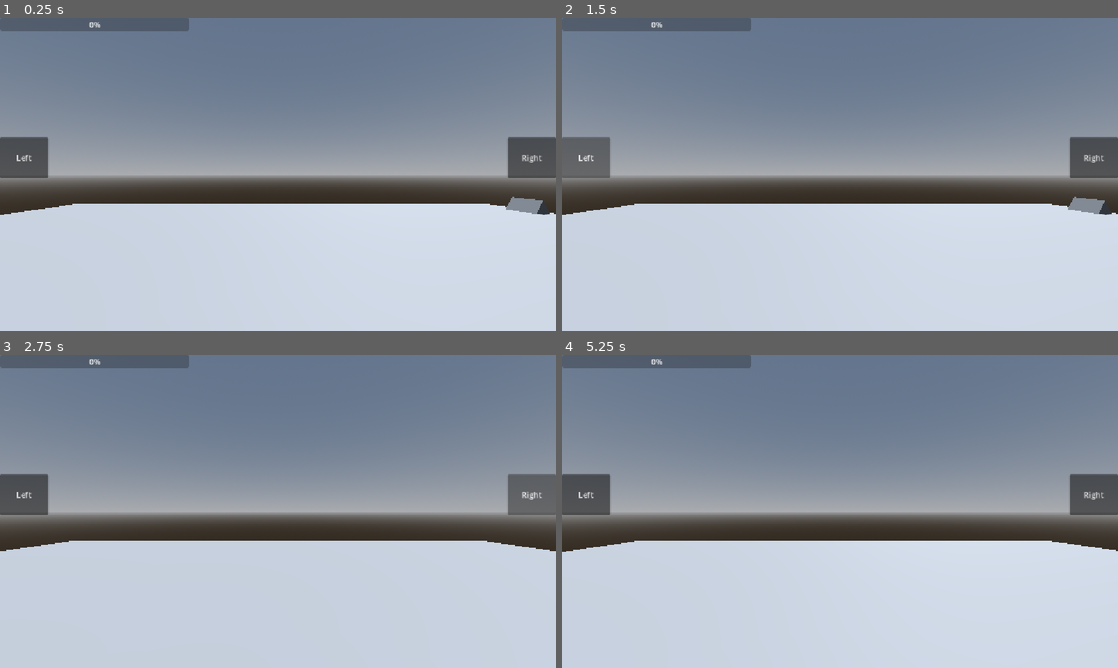
Above: before the commit, frames 1-4 (two rows, left to right).
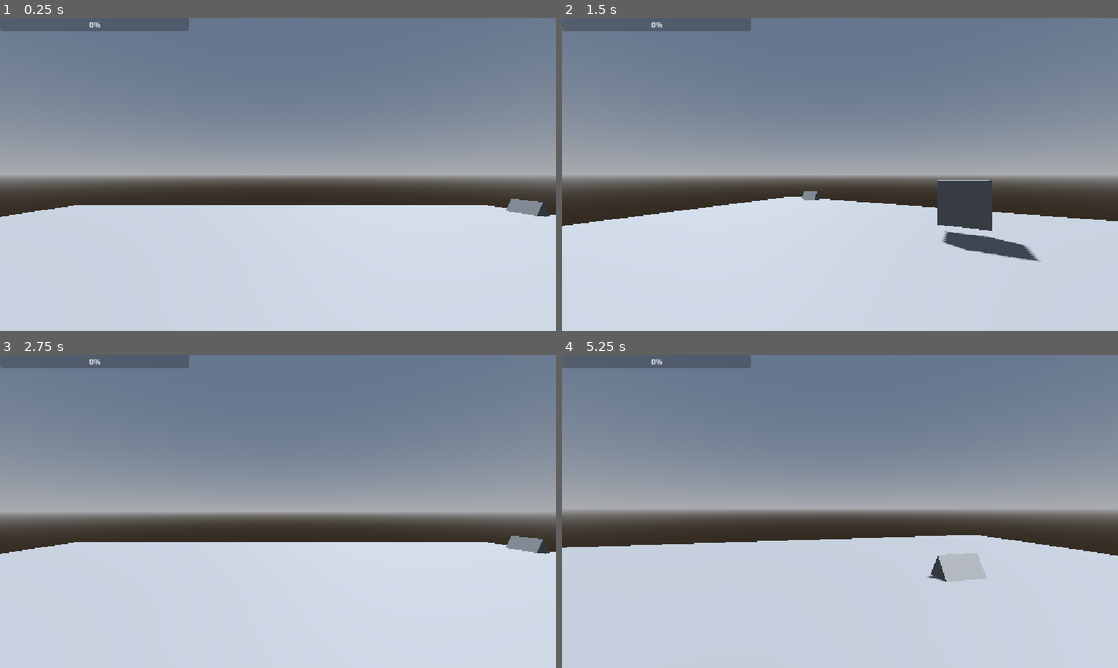
Above: after the commit, the same moments.

Repository: layo-dreem/eat-or-be-eaten
Game: Godot game, scene res://Scene/game.tscn
Same seed, same stepped clock (60 frames per second), same inputs: the game is played once before the commit and once after it.
Inputs (mouse positions are in pixels of both pictures, inside the frame that each line leads up to):
- Up to frame 1 (0.25 s): no input
- Up to frame 2 (1.5 s): click (1095, 158) at 0.5 s, where only the run before the commit has a clickable "Right"; click (584, 158) at 1.25 s, where only the run before the commit has a clickable "Left"
- Up to frame 3 (2.75 s): click (533, 495) at 2 s, where only the run before the commit has a clickable "Right"
- Up to frame 4 (5.25 s): click (584, 495) at 2.75 s, where only the run before the commit has a clickable "Left"; click (1095, 495) at 3.5 s, where only the run before the commit has a clickable "Right"; click (584, 495) at 4.25 s, where only the run before the commit has a clickable "Left"; tap Enter at 5 s; move the mouse to (962, 495) at 5.02 s; tap Space (howl) at 5.1 s; click (962, 495) at 5.17 s

The runs differ from the first frame. In frame 1, 2.7% of the frame differs, in the area x 0-100%, y 38-64%; in frame 2, 6.5%, in the area x 0-100%, y 38-78%; in frame 3, 2.9%; in frame 4, 5.3%.

Commit message:
Update: Camera movement

Diff:
--- a/Scene/game.tscn
+++ b/Scene/game.tscn
@@ -38,12 +38,6 @@
 [node name="Player" parent="." unique_id=111026033 instance=ExtResource("1_mhtsl")]
 transform = Transform3D(1, 0, 0, 0, 1, 0, 0, 0, 1, -0.16103691, 0.8591072, 0.005580187)
 
-[node name="Wolf" parent="." unique_id=1222250232 node_paths=PackedStringArray("positions") instance=ExtResource("2_w51g1")]
-transform = Transform3D(1, 0, 0, 0, 1, 0, 0, 0, 1, 9.441057, 0, -7.87476)
-positions = [NodePath("../Wolf1Positions/Position1"), NodePath("../Wolf1Positions/Position2"), NodePath("../Wolf1Positions/Position3")]
-time_before_action = 5.0
-movement_chance = 70.0
-
 [node name="Wolf1Positions" type="Node3D" parent="." unique_id=126561275]
 transform = Transform3D(1, 0, 0, 0, 1, 0, 0, 0, 1, -2, 0, -6)
 
@@ -55,3 +49,9 @@
 
 [node name="Position3" type="Node3D" parent="Wolf1Positions" unique_id=433030188]
 transform = Transform3D(1, 0, 0, 0, 1, 0, 0, 0, 1, 2.6708188, 0, 2.5295815)
+
+[node name="Wolf" parent="Wolf1Positions" unique_id=1222250232 node_paths=PackedStringArray("positions") instance=ExtResource("2_w51g1")]
+transform = Transform3D(1, 0, 0, 0, 1, 0, 0, 0, 1, 11.441057, 0, -1.8747602)
+positions = [NodePath("../Position1"), NodePath("../Position2"), NodePath("../Position3")]
+time_before_action = 5.0
+movement_chance = 70.0
--- a/Scene/player.tscn
+++ b/Scene/player.tscn
@@ -9,25 +9,6 @@
 mesh = SubResource("CapsuleMesh_8llua")
 script = ExtResource("1_kelma")
 
-[node name="Camera3D" type="Camera3D" parent="." unique_id=1728441406]
-transform = Transform3D(1, 0, 0, 0, 1, 0, 0, 0, 1, 0, 0.5762075, 0)
-
-[node name="TurnRight" type="Button" parent="." unique_id=2115242463]
-offset_left = 1052.0
-offset_top = 247.0
-offset_right = 1152.0
-offset_bottom = 331.0
-focus_mode = 0
-text = "Right
-"
-
-[node name="TurnLeft" type="Button" parent="." unique_id=386498587]
-offset_top = 247.0
-offset_right = 100.0
-offset_bottom = 331.0
-focus_mode = 0
-text = "Left"
-
 [node name="owlSFX" type="AudioStreamPlayer" parent="." unique_id=394510368]
 stream = ExtResource("2_y8w33")
 
@@ -35,5 +16,7 @@
 offset_right = 392.0
 offset_bottom = 27.0
 
-[connection signal="pressed" from="TurnRight" to="." method="_on_turn_right_pressed"]
-[connection signal="pressed" from="TurnLeft" to="." method="_on_turn_left_pressed"]
+[node name="Head" type="Node3D" parent="." unique_id=1483575788]
+transform = Transform3D(1, 0, 0, 0, 1, 0, 0, 0, 1, 0, 0.63856137, 0)
+
+[node name="Camera3D" type="Camera3D" parent="Head" unique_id=1728441406]
--- a/Script/player.gd
+++ b/Script/player.gd
@@ -1,6 +1,10 @@
 extends MeshInstance3D
 
 @onready var owl_sfx: AudioStreamPlayer = $owlSFX
+
+@export var look_sensitivity: float = 0.005
+@onready var head: Node3D = $Head
+@onready var camera: Camera3D = $Head/Camera3D
 
 
 # Called when the node enters the scene tree for the first time.
@@ -13,12 +17,11 @@
 	if Input.is_action_just_pressed("howl") && !owl_sfx.playing:
 		owl_sfx.play()
 
+func _unhandled_input(event: InputEvent) -> void:
+	if event is InputEventMouseMotion and Input.mouse_mode == Input.MOUSE_MODE_CAPTURED:
+		head.rotate_y(-event.relative.x * look_sensitivity)
+		camera.rotate_x(-event.relative.y * look_sensitivity)
+		camera.rotation.x = clamp(camera.rotation.x, deg_to_rad(-80), deg_to_rad(80))
 
-
-
-func _on_turn_right_pressed() -> void:
-	rotate(Vector3(0,1,0), deg_to_rad(90))
-
-
-func _on_turn_left_pressed() -> void:
-	rotate(Vector3(0,1,0), deg_to_rad(-90))
+	if event is InputEventMouseButton and event.pressed:
+		Input.mouse_mode = Input.MOUSE_MODE_CAPTURED
